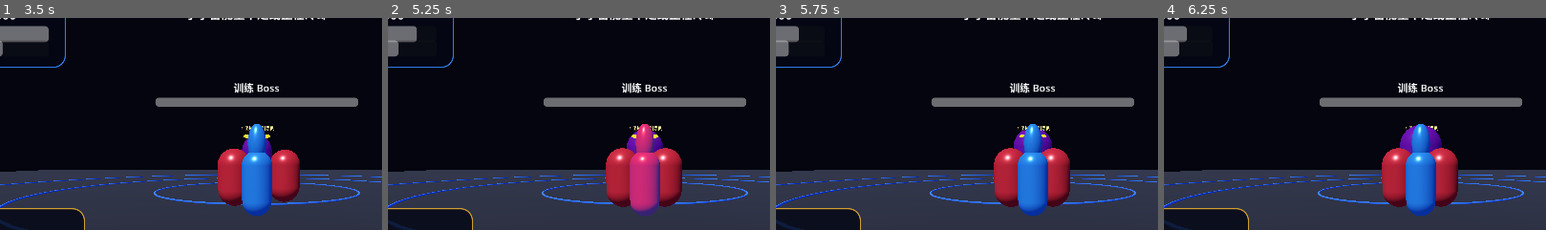
Above: before the commit, frames 1-4 (left to right).
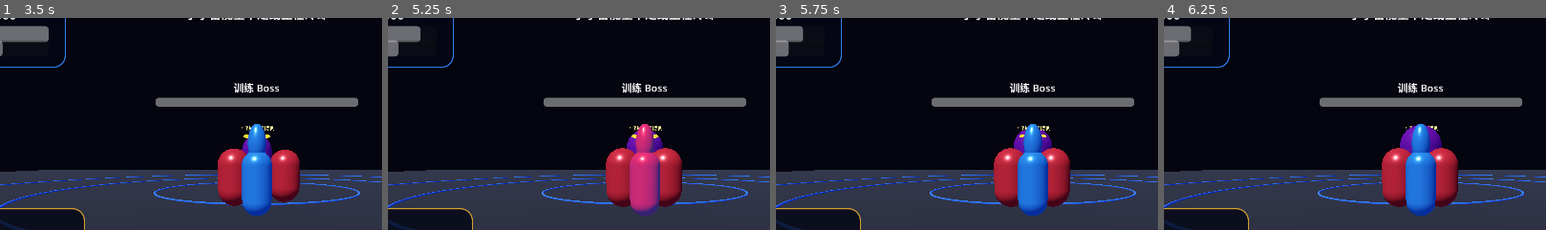
Above: after the commit, the same moments.

Repository: Qazwesrd/Saint-Seiya-Universe-War
Game: Godot game, scene res://scenes/main.tscn
Same seed, same stepped clock (60 frames per second), same inputs: the game is played once before the commit and once after it.
Inputs:
- Up to frame 1 (3.5 s): click "闪避" at 0.5 s; click "锁定" at 1.25 s; click "小宇宙 爆发" at 2 s; click "小宇宙 7.3s" at 2.75 s
- Up to frame 2 (5.25 s): click "小宇宙 6.6s" at 3.5 s; click "小宇宙 5.8s" at 4.25 s; click "小宇宙 5.1s" at 5 s
- Up to frame 3 (5.75 s): no input
- Up to frame 4 (6.25 s): click "小宇宙 4.3s" at 5.75 s
The pictures show only the part of the screen within x 16-66%, y 5-55%; the shares and areas given below are measured in that part.

Frame 1 is identical in both runs. In frame 2, less than 0.1% of the frame differs, in the area x 7-9%, y 3-12%; in frame 3, less than 0.1%, in the area x 5-8%, y 3-12%; in frame 4, less than 0.1%.

Commit message:
Include equipped armor bonuses in combat stats

Diff:
--- a/game/scripts/rpg_state.gd
+++ b/game/scripts/rpg_state.gd
@@ -73,6 +73,10 @@
    var enhance_level: int = int(profile.get("equipment_levels",{}).get(item_id,0))
    stats["attack"] += float(enhance_level) * 1.5
    stats["defense"] += float(enhance_level) * 1.5
+ var armor_bonus: Dictionary = ArmorSystem.get_bonus_stats()
+ stats["attack"] += float(armor_bonus.get("attack",0.0))
+ stats["defense"] += float(armor_bonus.get("defense",0.0))
+ stats["max_health"] += float(armor_bonus.get("max_health",0.0))
  return stats
 func exp_to_next_level() -> int:
  return 100+(int(profile.get("level",1))-1)*65
